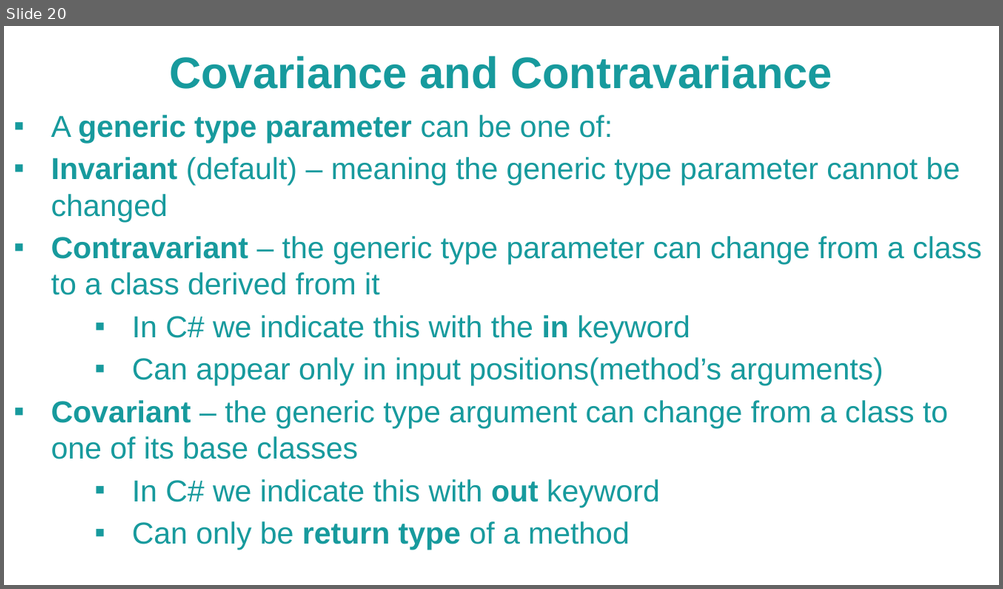
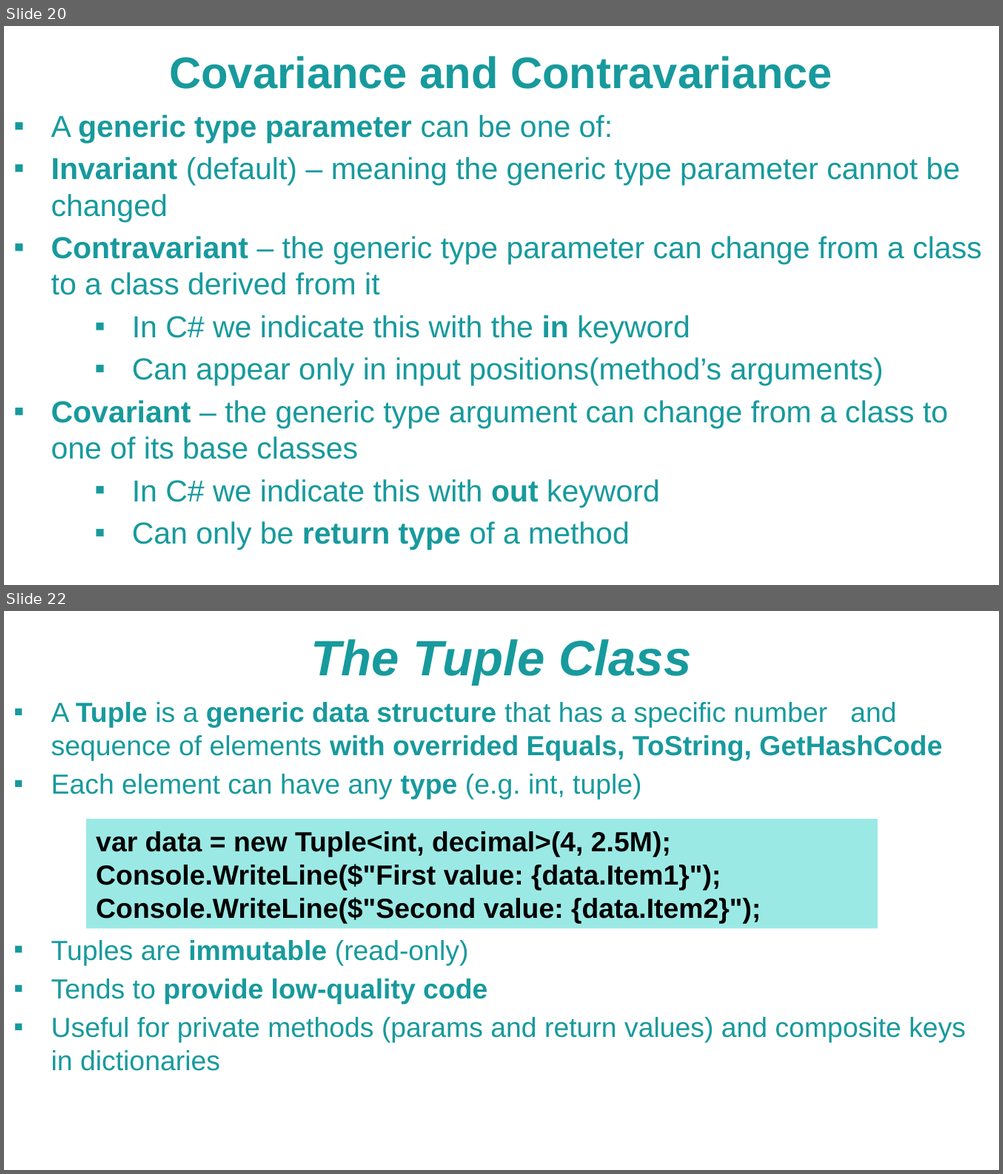
Before and after one commit to NaskoIT/CSharp-In-Depth, a slide deck: C# Tips and Tricks.pptx. Shown one above the other, each under a label of ours: slide 20 before the commit, slides 20 and 22 after it; the slides between them are not shown. The pictures are 1003x589 and 1003x1174 pixels, drawn with LibreOffice and Linux fonts; fonts in the diff are those of the drawing; background and template pictures are left out. Boxes give left, top, right and bottom in pixels: in the first picture for what was removed or moved away, otherwise in the second. Text is boxed around its words. In the diff, an @@ line names an element or a change of style, - is before the commit and + after.

Commit message:
Tuples

```diff
--- a/C# Tips and Tricks.pptx
+++ b/C# Tips and Tricks.pptx
@@ slide 22 added at bbox=[4, 611, 999, 1170], background picture (left out) @@
@@ text added at bbox=[311, 639, 691, 685], 36 pt, text #179A9D, bold, italic @@
+The Tuple Class
@@ text added at bbox=[51, 702, 965, 1071], 20 pt, text #179A9D @@
+▪ A Tuple is a generic data structure that has a specific number and sequence of elements with overrided Equals, ToString, GetHashCode
+▪ Each element can have any type (e.g. int, tuple)
+▪ Tuples are immutable (read-only)
+▪ Tends to provide low-quality code
+▪ Useful for private methods (params and return values) and composite keys in dictionaries
@@ rectangle added at bbox=[87, 819, 877, 928], fill #38D4CD at 50% opacity, 20 pt, text #000000, bold @@
+var data = new Tuple<int, decimal>(4, 2.5M);
+Console.WriteLine($"First value: {data.Item1}");
+Console.WriteLine($"Second value: {data.Item2}");
```
Also in this commit, not shown: 2 other slides added, 3 other files.
